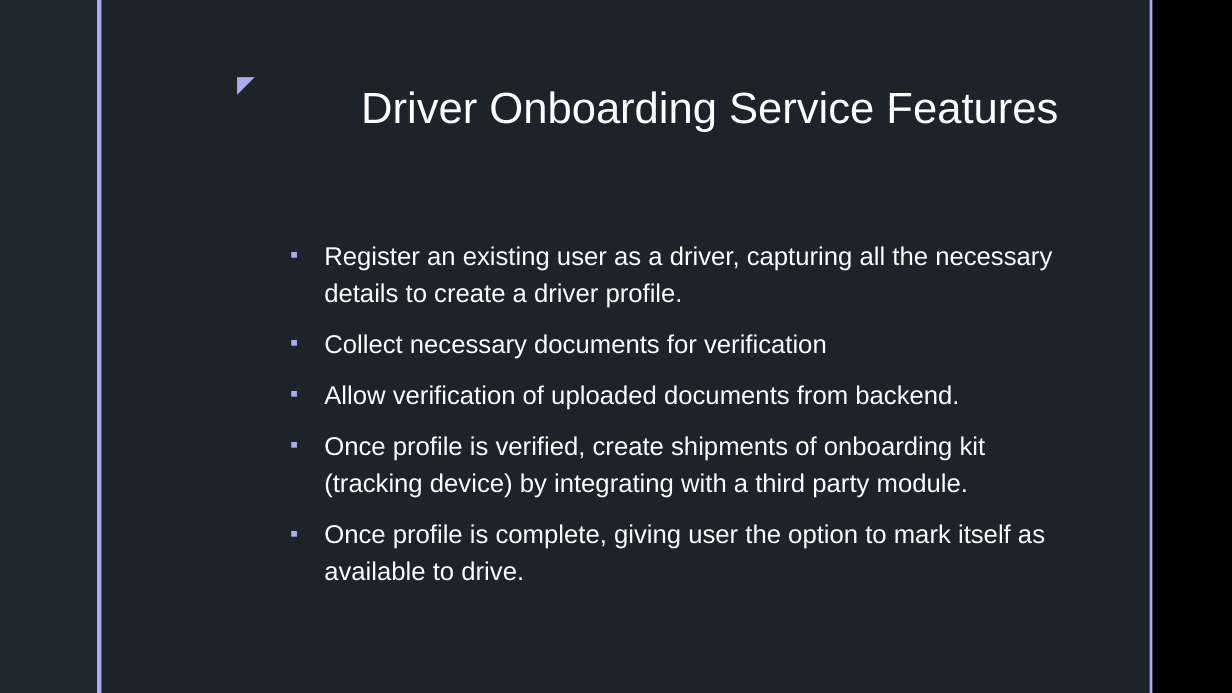
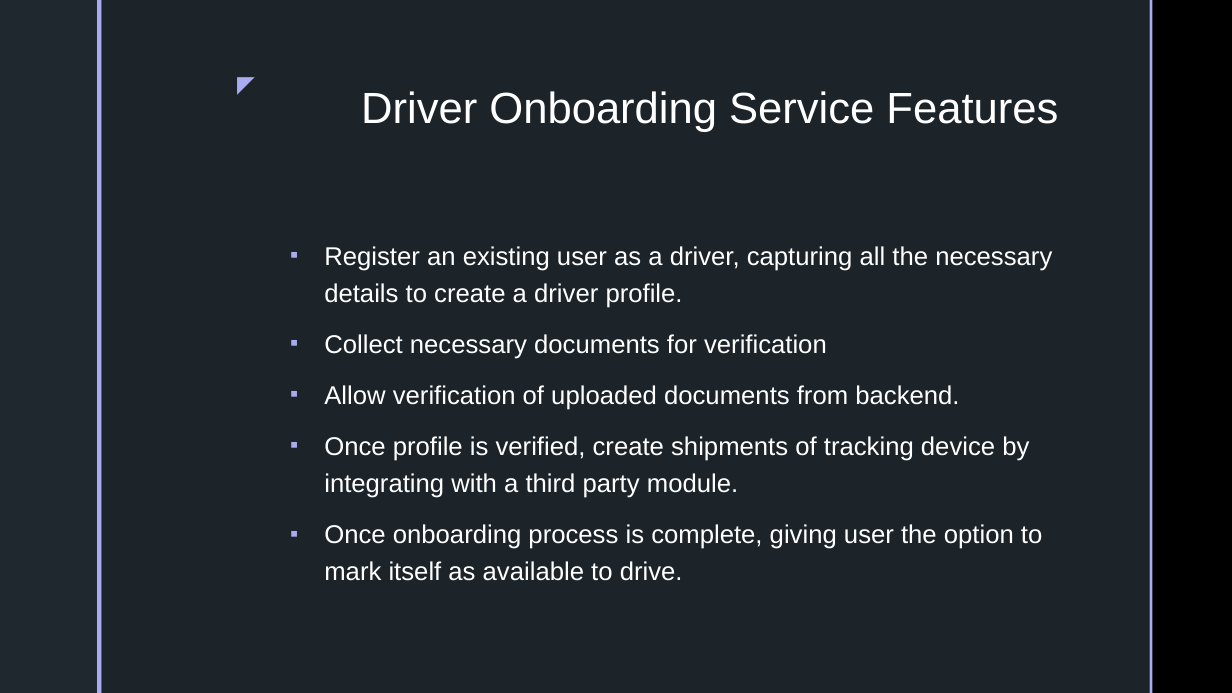
Before and after one commit to jiteshmeghwal/Driver-Onboarding-Svc, a slide deck: slide 3 of src/main/resources/static/Driver Onboarding Service.pptx. Drawn at 1232x693 pixels with LibreOffice and Linux fonts; fonts in the diff are those of the drawing; background and template pictures are left out. Boxes give left, top, right and bottom in pixels: in the first picture for what was removed or moved away, otherwise in the second. Text is boxed around its words. In the diff, an @@ line names an element or a change of style, - is before the commit and + after.

```diff
--- a/src/main/resources/static/Driver Onboarding Service.pptx
+++ b/src/main/resources/static/Driver Onboarding Service.pptx
@@ text at box(324, 436, 1042, 581): text changed @@
-▪ Once profile is verified, create shipments of onboarding kit (tracking device) by integrating with a third party module.
-▪ Once profile is complete, giving user the option to mark itself as available to drive.
+▪ Once profile is verified, create shipments of tracking device by integrating with a third party module.
+▪ Once onboarding process is complete, giving user the option to mark itself as available to drive.
```
Also in this commit, not shown: 1 other slide changed, 2 slides added, 15 other files.
